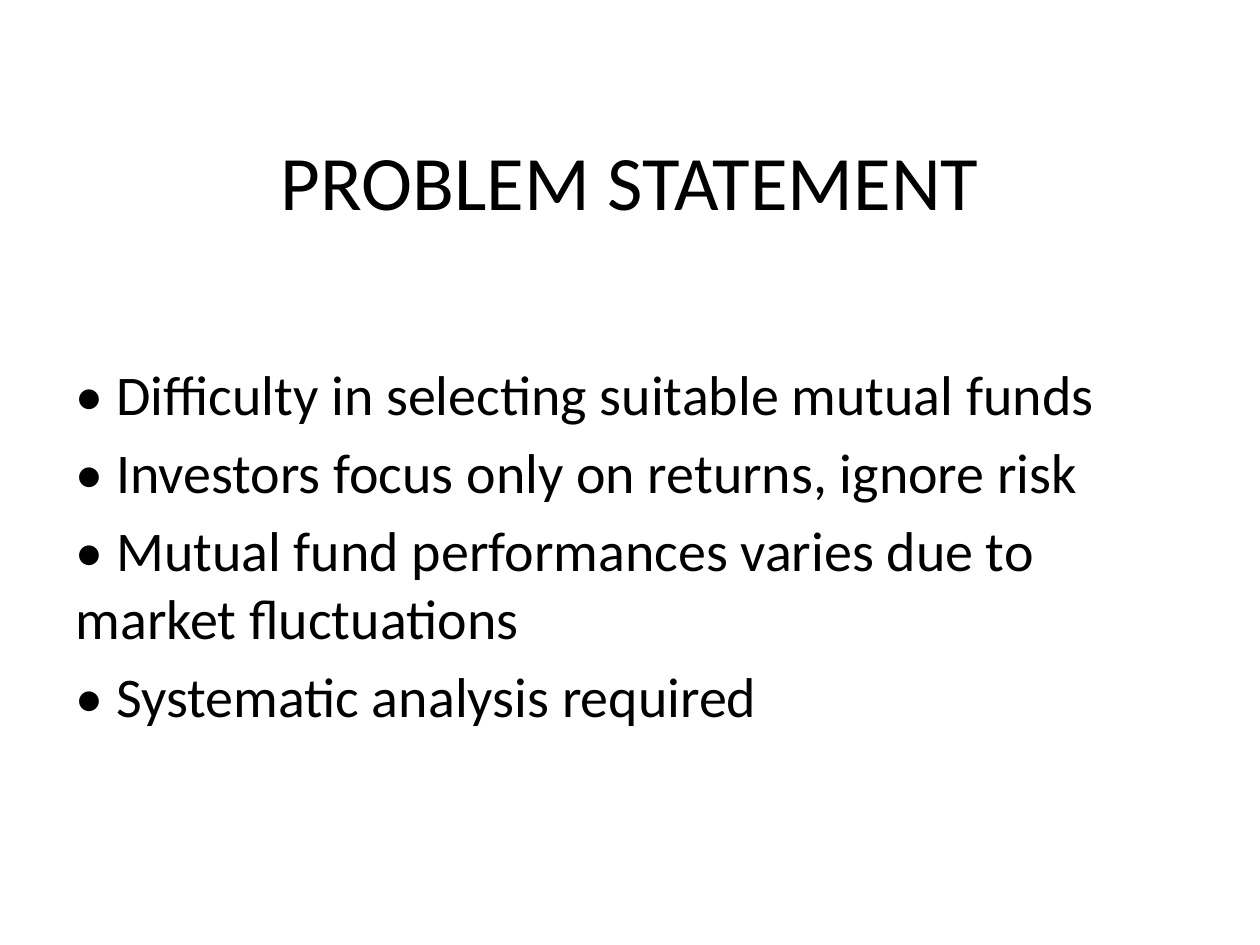
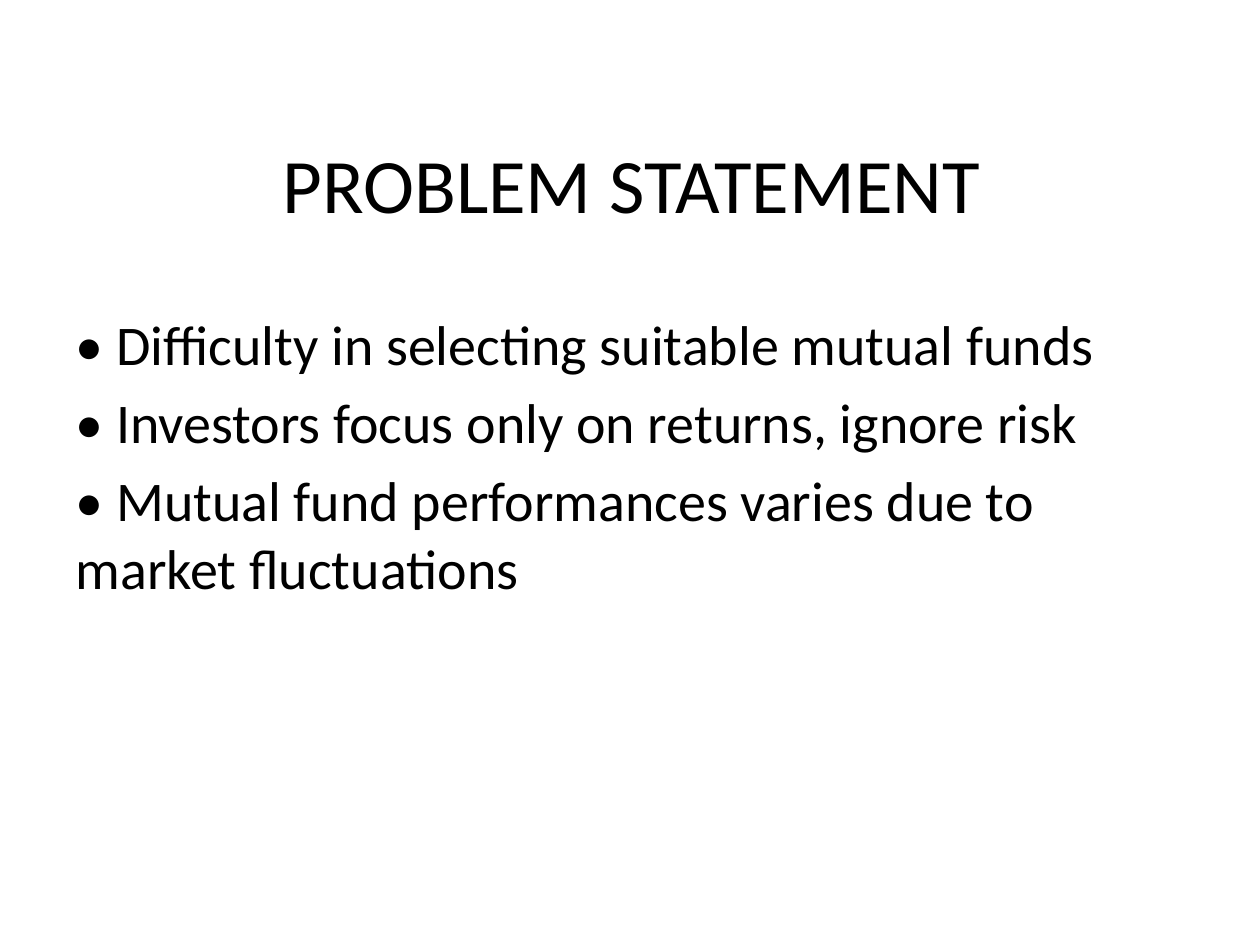
Before and after one commit to MMSHRIKARA/SHRIVATHSA, a slide deck: slide 3 of Viva_Project_Presentation_Shrivathsa.pptx. Drawn at 1260x945 pixels with LibreOffice and Linux fonts; fonts in the diff are those of the drawing. Boxes give left, top, right and bottom in pixels: in the first picture for what was removed or moved away, otherwise in the second. Text is boxed around its words. In the diff, an @@ line names an element or a change of style, - is before the commit and + after.

```diff
--- a/Viva_Project_Presentation_Shrivathsa.pptx
+++ b/Viva_Project_Presentation_Shrivathsa.pptx
@@ text "• Difficulty in selecting suitable ...": place and size @@
-text "• Difficulty in selecting suitable ..." at (76, 376, 1093, 726)
+text "• Difficulty in selecting suitable ..." at (76, 326, 1093, 590)
@@ text at (116, 678, 756, 726): paragraph removed @@
-• Systematic analysis required
```
Also in this commit, not shown: 4 other slides changed, 1 slide added.
